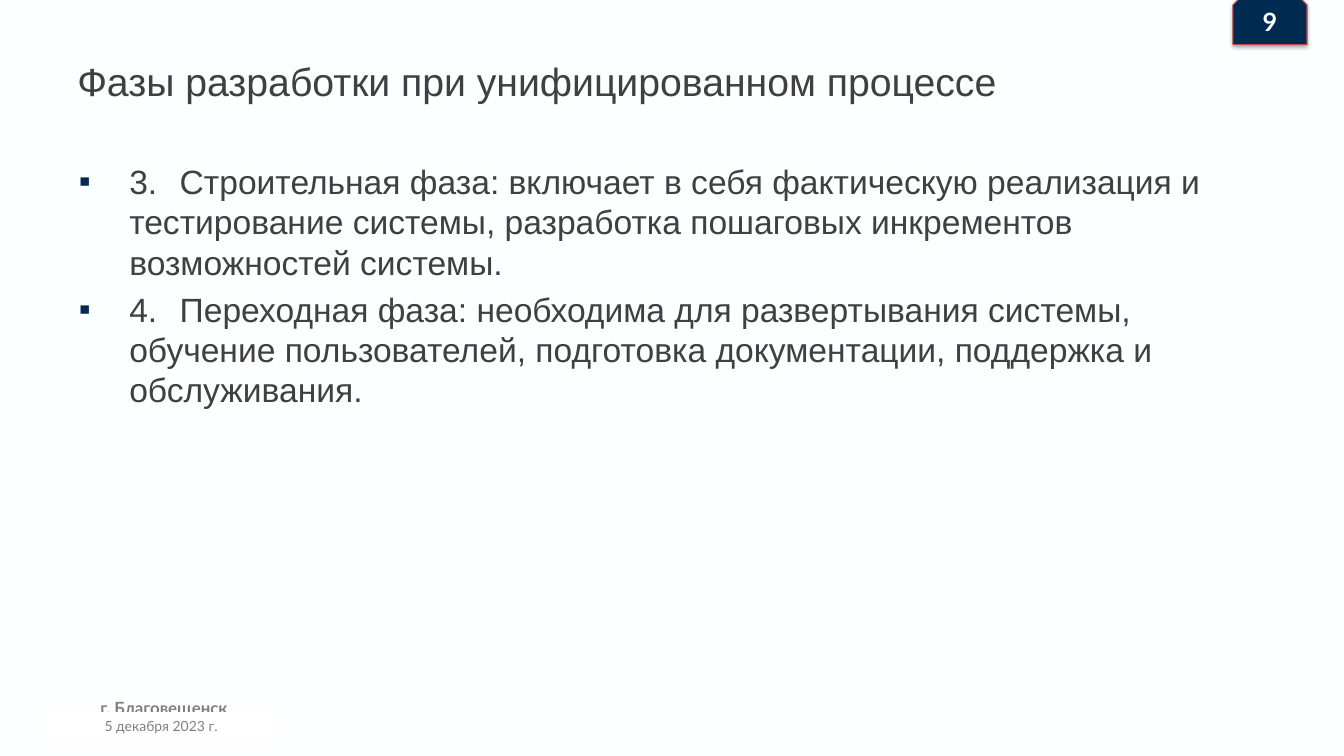
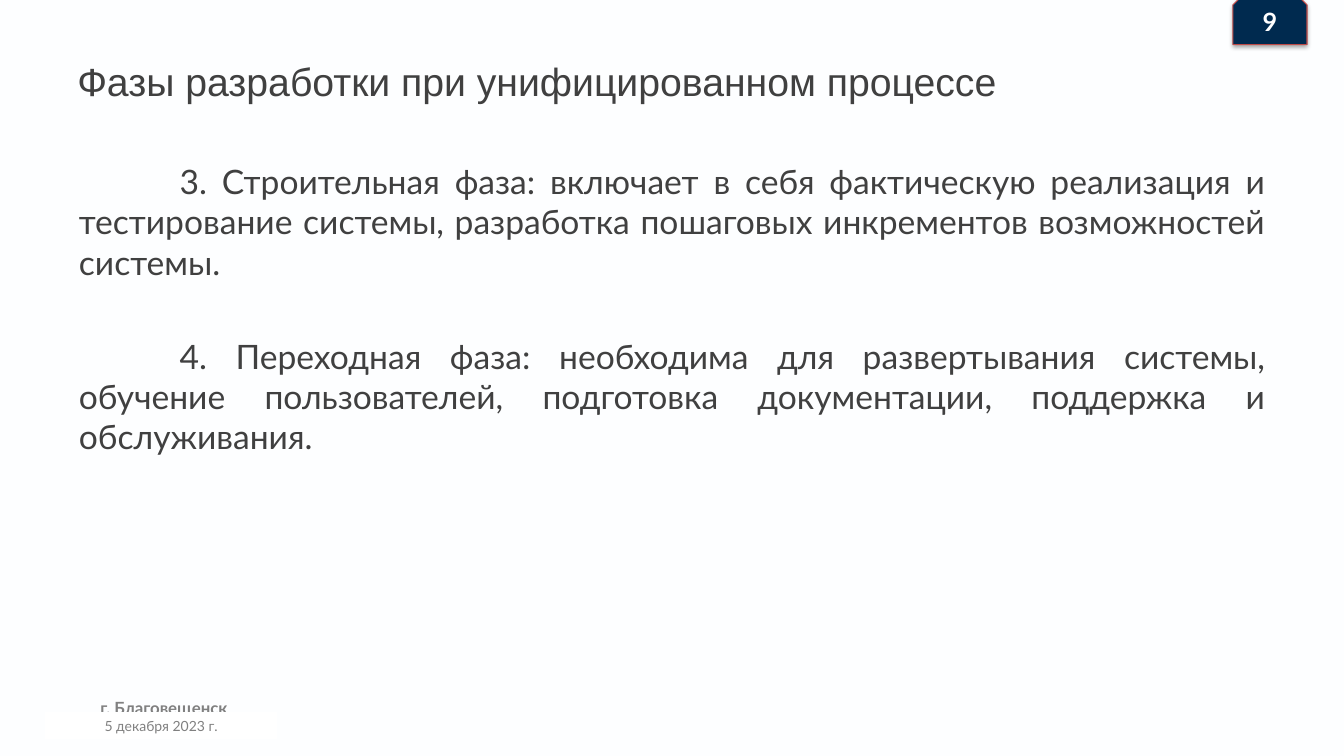
Before and after one commit to Denis-buh/Lesson_repo, a slide deck: slide 10 of Рефераты/Введение в професию/Наработки/Презентация.pptx. Drawn at 1344x756 pixels with LibreOffice and Linux fonts; fonts in the diff are those of the drawing; background and template pictures are left out. Boxes give left, top, right and bottom in pixels: in the first picture for what was removed or moved away, otherwise in the second. Text is boxed around its words. In the diff, an @@ line names an element or a change of style, - is before the commit and + after.

```diff
--- a/Рефераты/Введение в професию/Наработки/Презентация.pptx
+++ b/Рефераты/Введение в професию/Наработки/Презентация.pptx
@@ text "3. Строительная фаза: включает в ..." at [79, 169, 1265, 455]: font Arial to Lato; alignment left to justified; bullet ▪ to none @@
```
Also in this commit, not shown: 12 other slides changed.
